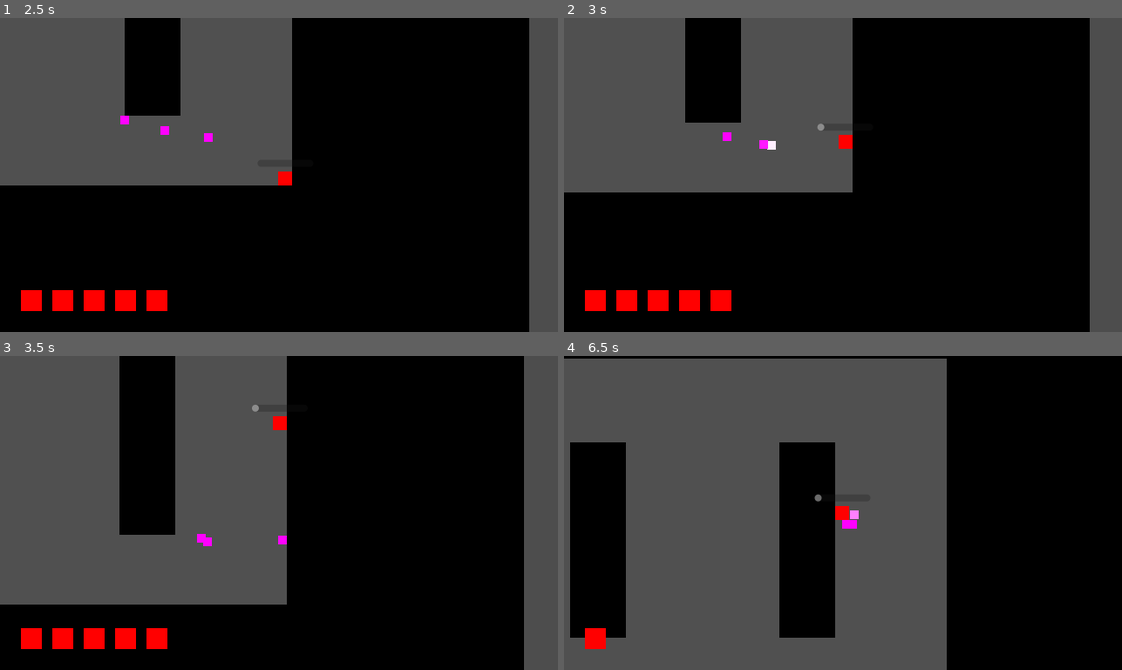
Above: before the commit, frames 1-4 (two rows, left to right).
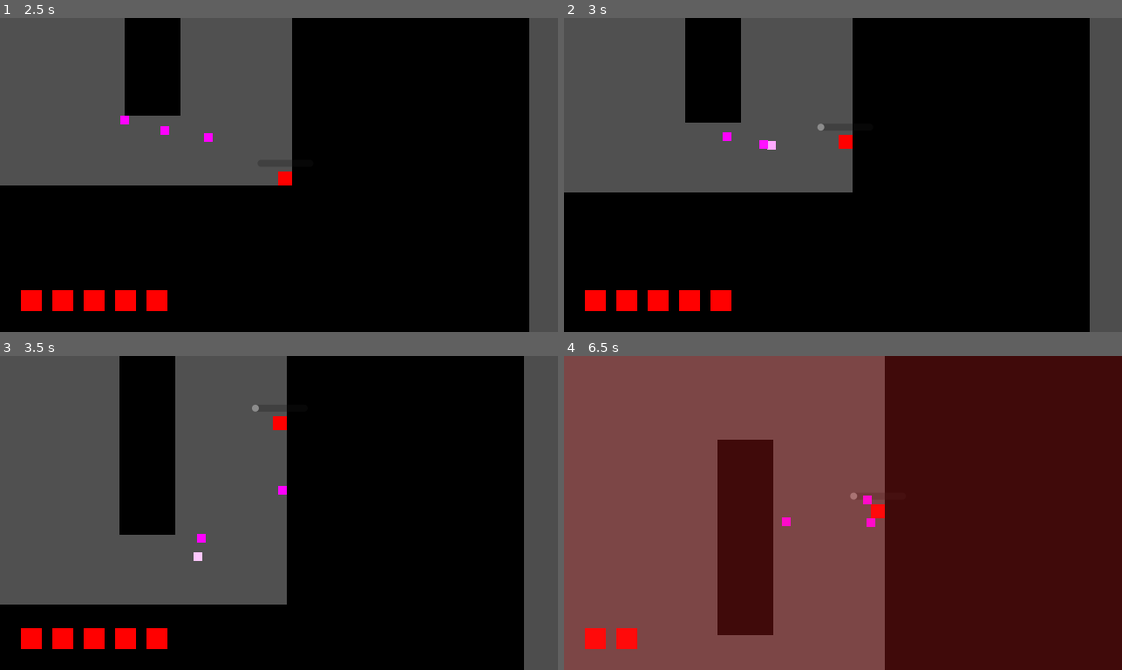
Above: after the commit, the same moments.

Repository: IanLum/square-game
Game: Godot game, scene res://src/main.tscn
Same seed, same stepped clock (60 frames per second), same inputs: the game is played once before the commit and once after it.
Inputs (mouse positions are in pixels of both pictures, inside the frame that each line leads up to):
- Up to frame 1 (2.5 s): move the mouse to (401, 159) at 0.52 s; press the mouse at (401, 159) at 0.53 s; hold D (right) 0.53-1.28 s; move the mouse to (167, 190) at 1.27 s; release the mouse at (167, 190) at 1.28 s; hold S (down) 1.28-2.03 s; tap Space (utility) at 1.35 s; move the mouse to (334, 105) at 2.02 s; press the mouse at (334, 105) at 2.03 s; hold D (right) from 2.03 s (still down)
- Up to frame 2 (3 s): move the mouse to (815, 237) at 2.77 s; release D (right) at 2.78 s; release the mouse at (815, 237) at 2.78 s; hold W (up) from 2.78 s (still down); tap Space (utility) at 2.85 s
- Up to frame 3 (3.5 s): keep holding W (up)
- Up to frame 4 (6.5 s): move the mouse to (1010, 560) at 3.52 s; release W (up) at 3.53 s; press the mouse at (1010, 560) at 3.53 s; hold A (left) 3.53-5.03 s; move the mouse to (675, 465) at 4.27 s; release the mouse at (675, 465) at 4.28 s; tap Space (utility) at 4.35, 5.85 s; move the mouse to (870, 513) at 5.02 s; press the mouse at (870, 513) at 5.03 s; hold S (down) 5.03-5.78 s; move the mouse to (759, 434) at 5.77 s; release the mouse at (759, 434) at 5.78 s; hold D (right) from 5.78 s (still down)

Frame 1 is identical in both runs. In frame 2, less than 0.1% of the frame differs, in the area x 36-38%, y 39-42%; in frame 3, 0.2%; in frame 4, 100%, in the area x 0-100%, y 0-100%.

Commit message:
tweak dasher numbers

Diff:
--- a/src/enemies/dasher.gd
+++ b/src/enemies/dasher.gd
@@ -1,10 +1,10 @@
 extends Enemy
 
-const DASH_SPEED = 600
+const DASH_SPEED = 500
 const Attack_Time = {
-	WINDUP = 0.5,
-	DURATION = 0.3,
-	ENDLAG = 0.8
+	WINDUP = 0.7,
+	DURATION = 0.4,
+	ENDLAG = 1.5
 }
 
 @onready var dash_timer = $DashTimer
